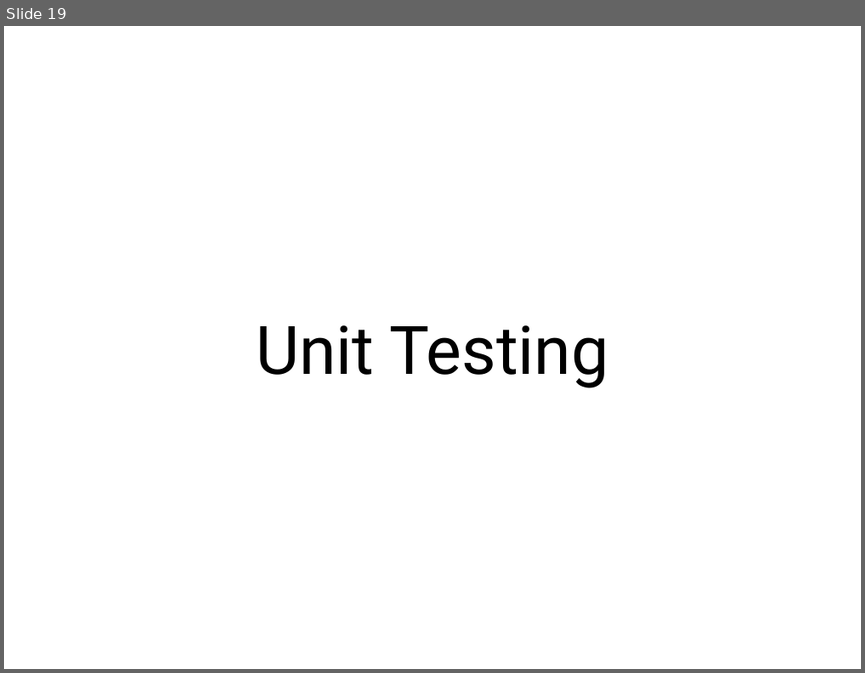
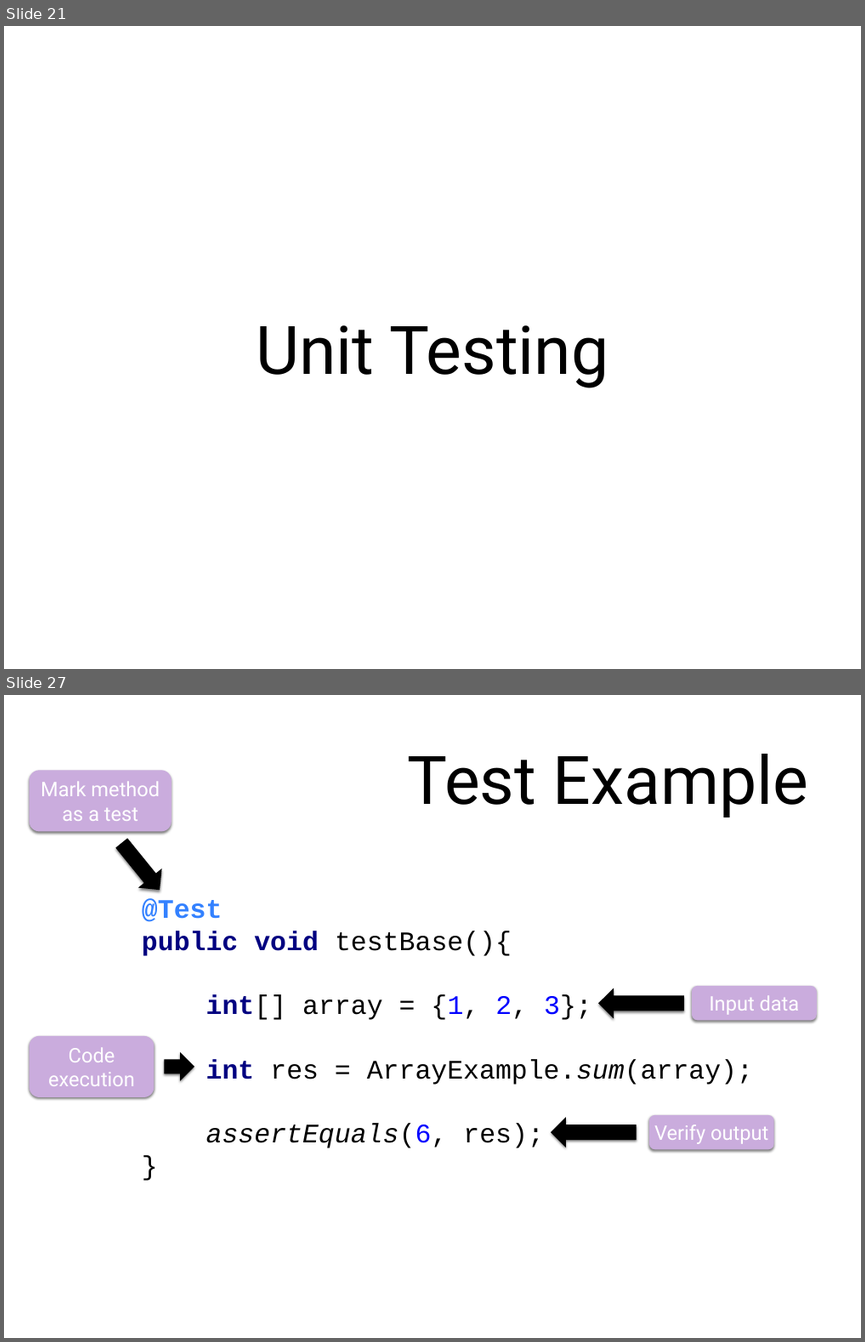
Before and after one commit to arcuri82/algorithms, a slide deck: docs/slides/01/01_intro.pptx. Shown one above the other, each under a label of ours: slide 19 before the commit, slides 21 and 27 after it; the slides between them are not shown. The pictures are 865x673 and 865x1342 pixels, drawn with LibreOffice and Linux fonts; fonts in the diff are those of the drawing. Boxes give left, top, right and bottom in pixels: in the first picture for what was removed or moved away, otherwise in the second. Text is boxed around its words. In the diff, an @@ line names an element or a change of style, - is before the commit and + after.

```diff
--- a/docs/slides/01/01_intro.pptx
+++ b/docs/slides/01/01_intro.pptx
@@ slide 27 added at box(4, 695, 861, 1338), background #FFFFFF @@
@@ rounded rectangle added at box(30, 771, 171, 832), fill #CAACDD, 24 pt, text #FFFFFF @@
+Mark method as a test
@@ title added at box(408, 754, 809, 817), 80 pt, text #000000 @@
+Test Example
@@ down arrow added at box(109, 833, 171, 899), fill #000000 @@
@@ text added at box(142, 898, 753, 1148), 32 pt, text #000000 @@
+@Test
+public void testBase(){
+int[] array = {1, 2, 3};
+int res = ArrayExample.sum(array);
+assertEquals(6, res);
+}
@@ down arrow added at box(598, 987, 684, 1018), fill #000000 @@
@@ rounded rectangle added at box(692, 986, 817, 1020), fill #CAACDD, 24 pt, text #FFFFFF @@
+Input data
@@ rounded rectangle added at box(30, 1036, 154, 1098), fill #CAACDD, 24 pt, text #FFFFFF @@
+Code execution
@@ down arrow added at box(165, 1052, 194, 1081), fill #000000 @@
@@ down arrow added at box(551, 1117, 636, 1147), fill #000000 @@
@@ rounded rectangle added at box(649, 1115, 774, 1149), fill #CAACDD, 24 pt, text #FFFFFF @@
+Verify output
@@ what was slide 19 is now slide 21 @@
```
Also in this commit, not shown: 9 slides changed, 11 other slides added, 2 slides removed, 1 other file.
